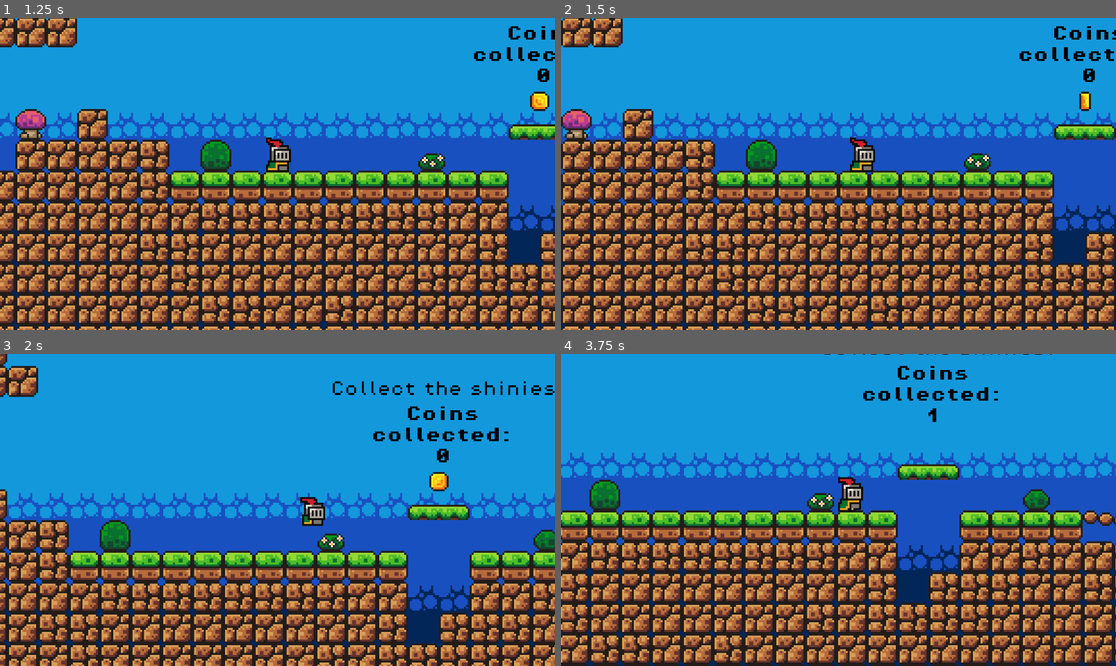
Above: before the commit, frames 1-4 (two rows, left to right).
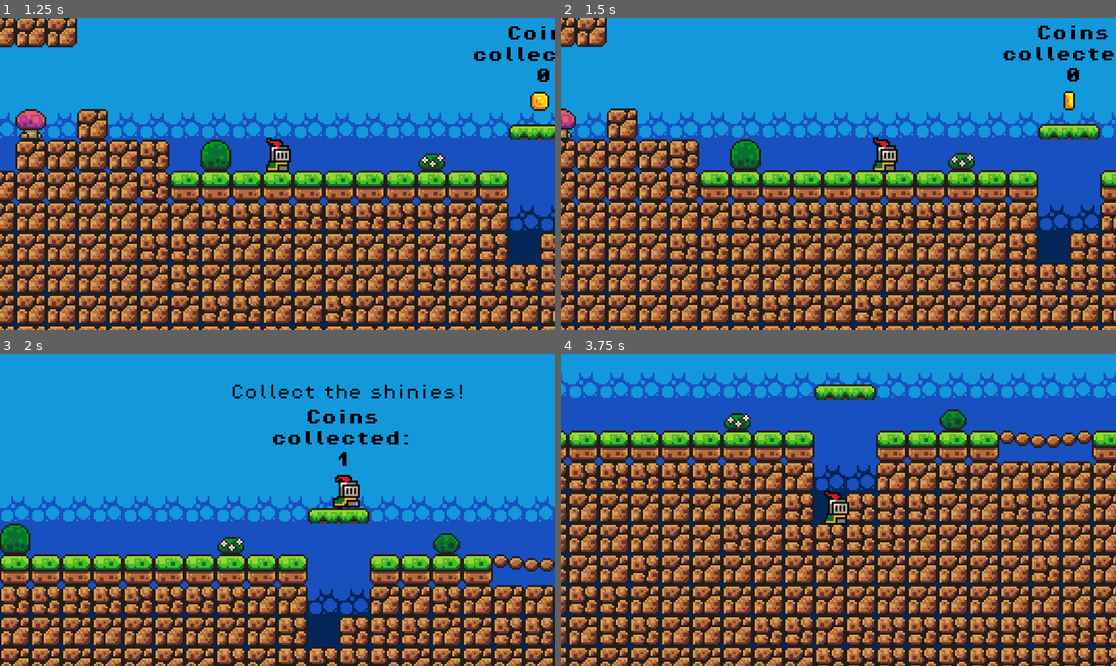
Above: after the commit, the same moments.

Repository: CrimsonCloak/KnightGuy
Game: Godot game, scene res://Scenes/menu.tscn
Same seed, same stepped clock (60 frames per second), same inputs: the game is played once before the commit and once after it.
Inputs:
- Up to frame 1 (1.25 s): click "Start" at 0.5 s
- Up to frame 2 (1.5 s): hold D (Move_right) from 1.28 s (still down); hold Shift (Sprint, bound only after the commit) from 1.28 s (still down)
- Up to frame 3 (2 s): keep holding D (Move_right); keep holding Shift (Sprint, bound only after the commit); tap Up (Jump) at 1.52 s
- Up to frame 4 (3.75 s): release Shift (Sprint, bound only after the commit) at 2.03 s; tap Shift (Sprint, bound only after the commit) at 2.1, 3.6 s; tap Up (Jump) at 2.27 s; release D (Move_right) at 2.78 s; hold Left (Move_left) 2.78-3.53 s; hold Shift (Sprint, bound only after the commit) 2.78-3.53 s; hold D (Move_right) from 3.53 s (still down)

Frame 1 is identical in both runs. In frame 2, 46% of the frame differs, in the area x 0-100%, y 0-100%; in frame 3, 43%; in frame 4, 79%.

Commit message:
Add initial sprint functionality (not feature flagged oops)

Diff:
--- a/Scripts/player.gd
+++ b/Scripts/player.gd
@@ -1,8 +1,9 @@
 extends CharacterBody2D
 
-
-const SPEED = 100.0
+var SPEED
 const JUMP_VELOCITY = -250.0
+var WALKING_SPEED = 100.0
+var SPRINT_SPEED = 200.0
 
 @onready var animated_sprite = $AnimatedSprite2D
 # Get the gravity from the project settings to be synced with RigidBody nodes.
@@ -21,6 +22,10 @@
 # Movement
 	var direction = Input.get_axis("Move_left", "Move_right")
 
+	if Input.is_action_pressed("Sprint"):
+		SPEED = SPRINT_SPEED
+	else:
+		SPEED = WALKING_SPEED
 	# Sprite flip
 	# One-liner but defaults to looking to one specific direction
 	#animated_sprite.flip_h = true if (direction < 0) else false
--- a/project.godot
+++ b/project.godot
@@ -39,6 +39,11 @@
 , Object(InputEventKey,"resource_local_to_scene":false,"resource_name":"","device":-1,"window_id":0,"alt_pressed":false,"shift_pressed":false,"ctrl_pressed":false,"meta_pressed":false,"pressed":false,"keycode":0,"physical_keycode":4194321,"key_label":0,"unicode":0,"echo":false,"script":null)
 ]
 }
+Sprint={
+"deadzone": 0.5,
+"events": [Object(InputEventKey,"resource_local_to_scene":false,"resource_name":"","device":-1,"window_id":0,"alt_pressed":false,"shift_pressed":false,"ctrl_pressed":false,"meta_pressed":false,"pressed":false,"keycode":0,"physical_keycode":4194325,"key_label":0,"unicode":0,"echo":false,"script":null)
+]
+}
 
 [rendering]
 
